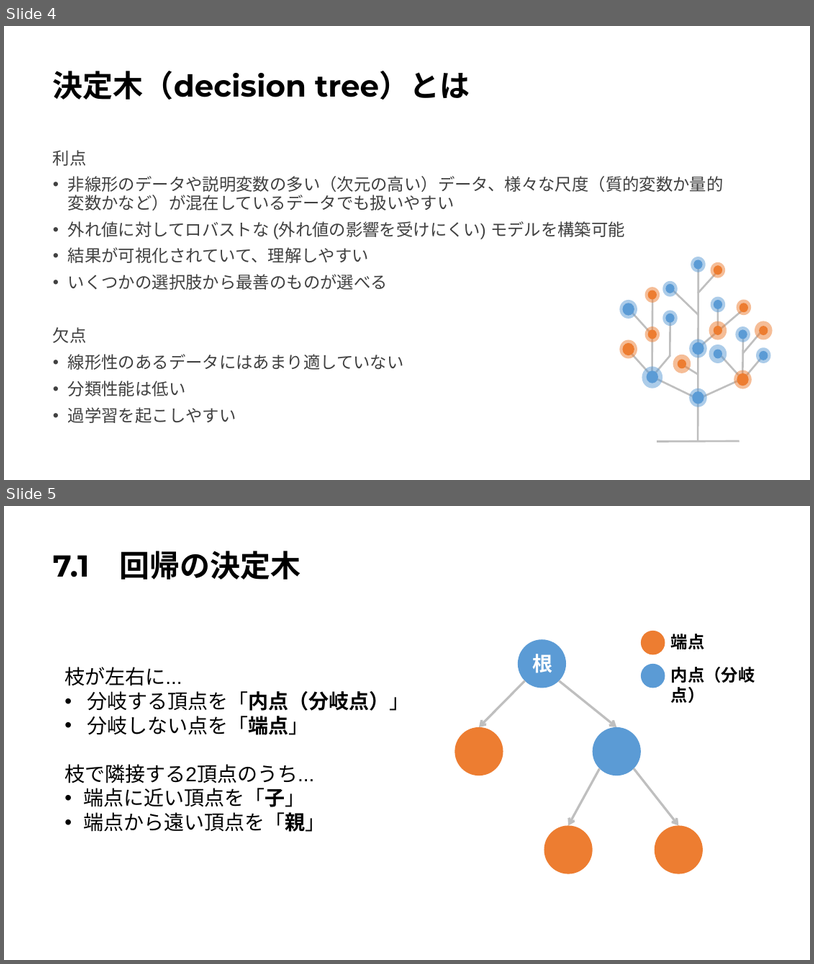
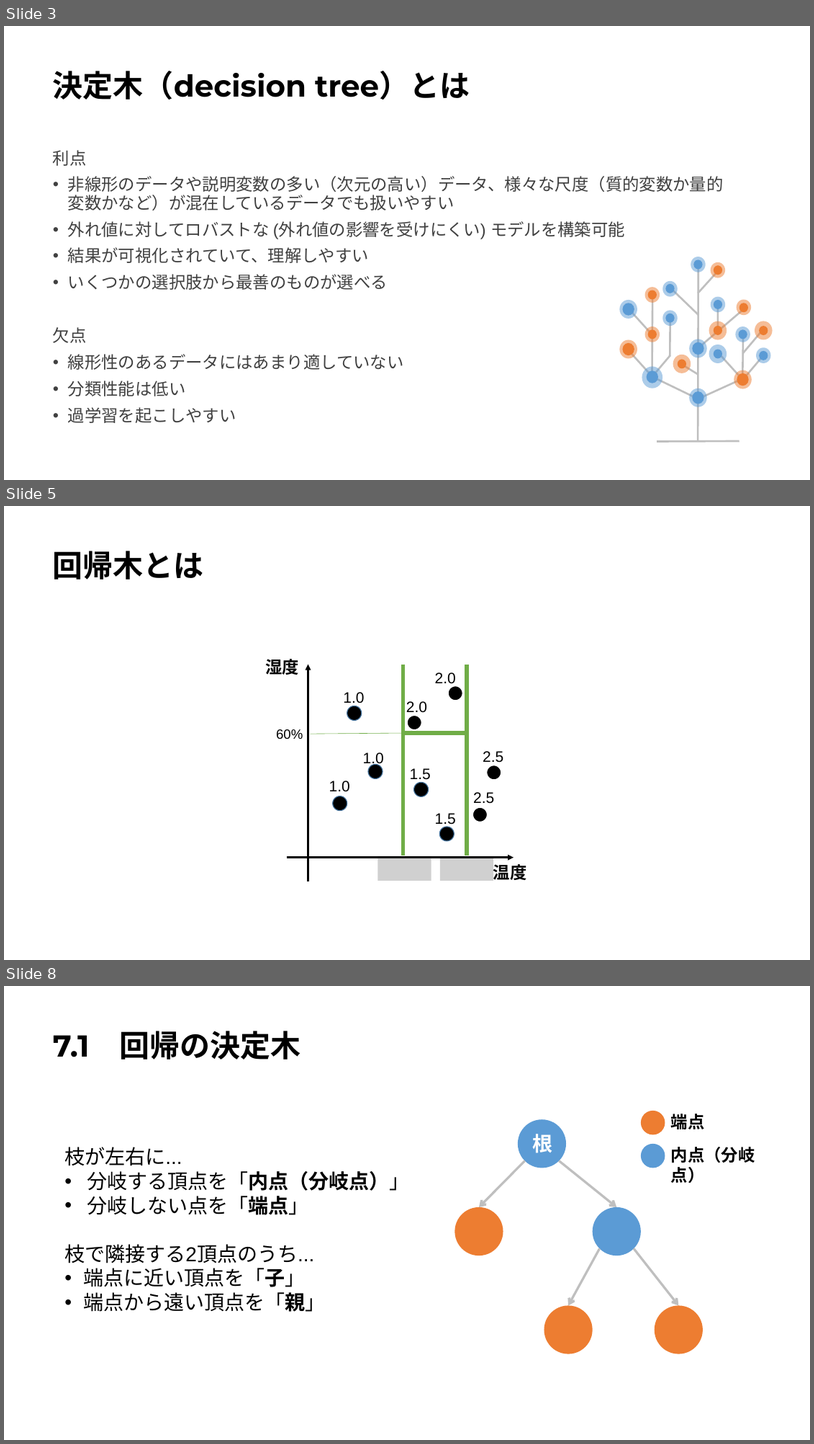
Before and after one commit to Harrry1206/-Graduation-research2, a slide deck: 第7章決定木.pptx. Shown one above the other, each under a label of ours: slides 4 and 5 before the commit, slides 3, 5 and 8 after it; the slides between them are not shown. The pictures are 814x964 and 814x1444 pixels, drawn with LibreOffice and Linux fonts; fonts in the diff are those of the drawing; grey boxes stand for pictures. Boxes give left, top, right and bottom in pixels: in the first picture for what was removed or moved away, otherwise in the second. Text is boxed around its words. In the diff, an @@ line names an element or a change of style, - is before the commit and + after.

```diff
--- a/第7章決定木.pptx
+++ b/第7章決定木.pptx
@@ slide 5 added at bbox=[4, 506, 810, 960], background #FFFFFF @@
@@ title added at bbox=[53, 551, 204, 579], 36 pt, text #000000, bold @@
+回帰木とは
@@ line added from (404, 664) to (404, 856), #70AD47 4.5 pt @@
@@ text added at bbox=[435, 672, 456, 687], 18 pt, text #000000 @@
+2.0
@@ line added from (468, 664) to (468, 856), #70AD47 4.5 pt @@
@@ text added at bbox=[343, 692, 364, 703], 18 pt, text #000000 @@
+1.0
@@ text added at bbox=[406, 701, 427, 713], 18 pt, text #000000 @@
+2.0
@@ line added from (310, 734) to (406, 733), #70AD47 0.5 pt @@
@@ line added from (404, 733) to (468, 733), #70AD47 4.5 pt @@
@@ text added at bbox=[363, 752, 384, 766], 18 pt, text #000000 @@
+1.0
@@ text added at bbox=[483, 751, 504, 762], 18 pt, text #000000 @@
+2.5
@@ text added at bbox=[329, 780, 350, 792], 18 pt, text #000000 @@
+1.0
@@ text added at bbox=[410, 768, 431, 780], 18 pt, text #000000 @@
+1.5
@@ text added at bbox=[473, 792, 494, 803], 18 pt, text #000000 @@
+2.5
@@ text added at bbox=[435, 813, 456, 827], 18 pt, text #000000 @@
+1.5
@@ picture added at bbox=[378, 858, 431, 880] @@
@@ picture added at bbox=[440, 858, 494, 880] @@
@@ group added at bbox=[266, 659, 527, 882]: 9 ellipses, 3 texts, 2 arrows @@
+60%
+湿度
+温度
@@ what was slide 4 is now slide 3 @@
@@ what was slide 5 is now slide 8 @@
```
Also in this commit, not shown: 9 slides changed, 13 other slides added, 1 slide removed.
